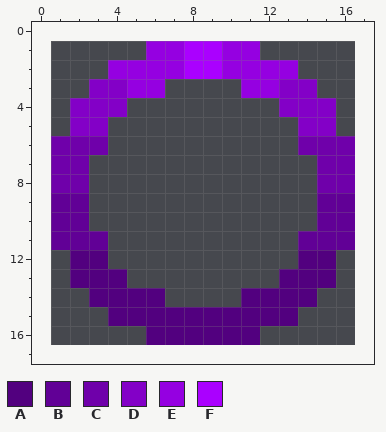
Two states of a pixel-art sprite, Assets/Sprites/Player Turn/Pride QTE.png. Above, as it was before the edit.
The file is 16x16 pixels. Colours within 5 levels of each other are drawn and written as one. The old version is drawn lined up with the new one, on the new canvas.
Palette (. is transparent): A #52007f  B #610096  C #6f00aa  D #8300c7  E #9500e1  F #aa00ff
Pixels before, first column x 1:
 1 .....EEFFEE.....
 2 ...EEEEFFEEEE...
 3 ..DDEE....EEDD..
 4 .DDD........DDD.
 5 .DD..........DD.
 6 CCC..........CCC
 7 CC............CC
 8 CC............CC
 9 BB............BB
10 BB............BB
11 BBB..........BBB
12 .AA..........AA.
13 .AAA........AAA.
14 ..AAAA....AAAA..
15 ...AAAAAAAAAA...
16 .....AAAAAA.....
New version:
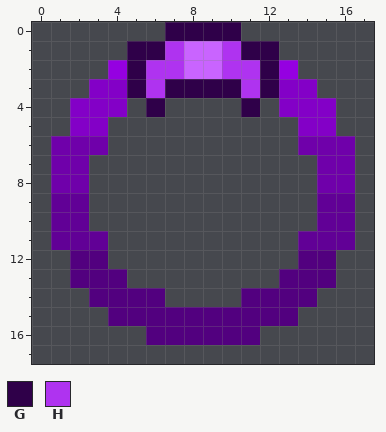
Colours new in this view: G #2f0049  H #af33f0
Change:
canvas 16x16 -> 18x18, the old top-left corner now at 1,1
colour F: #aa00ff -> #c964ff
Changed rows in their new state; - is a pixel that keeps its letter.
first column x 5:
 0 --GGGG--
 1 GGH--HGG
 2 GHH--HHG
 3 GHGGGGHG
 4 -G----G-
Boxes around the changes in both pictures, in picture pixels (x1, y1, x2, y2):
changed: (127, 22, 279, 117)
